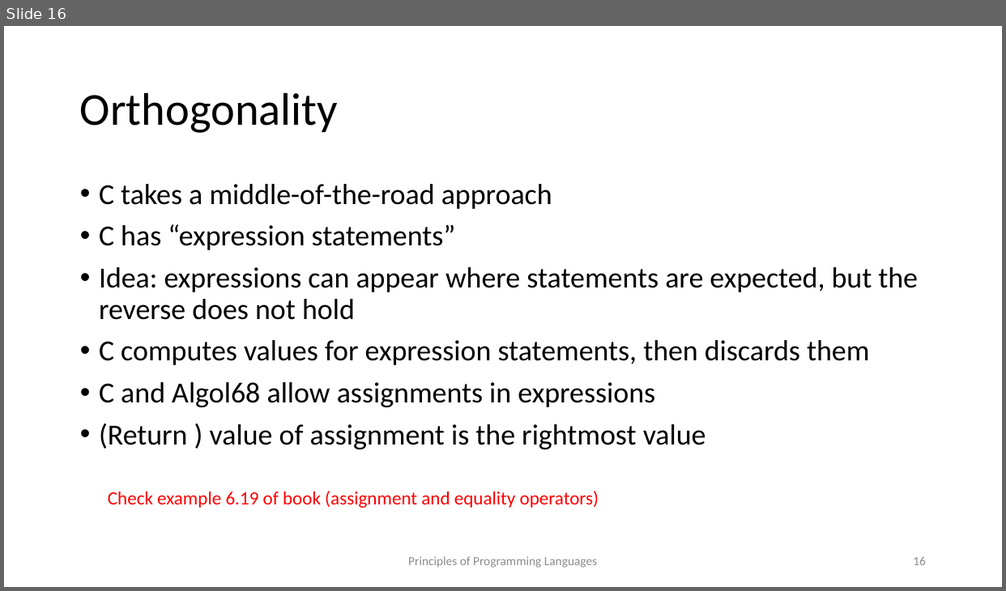
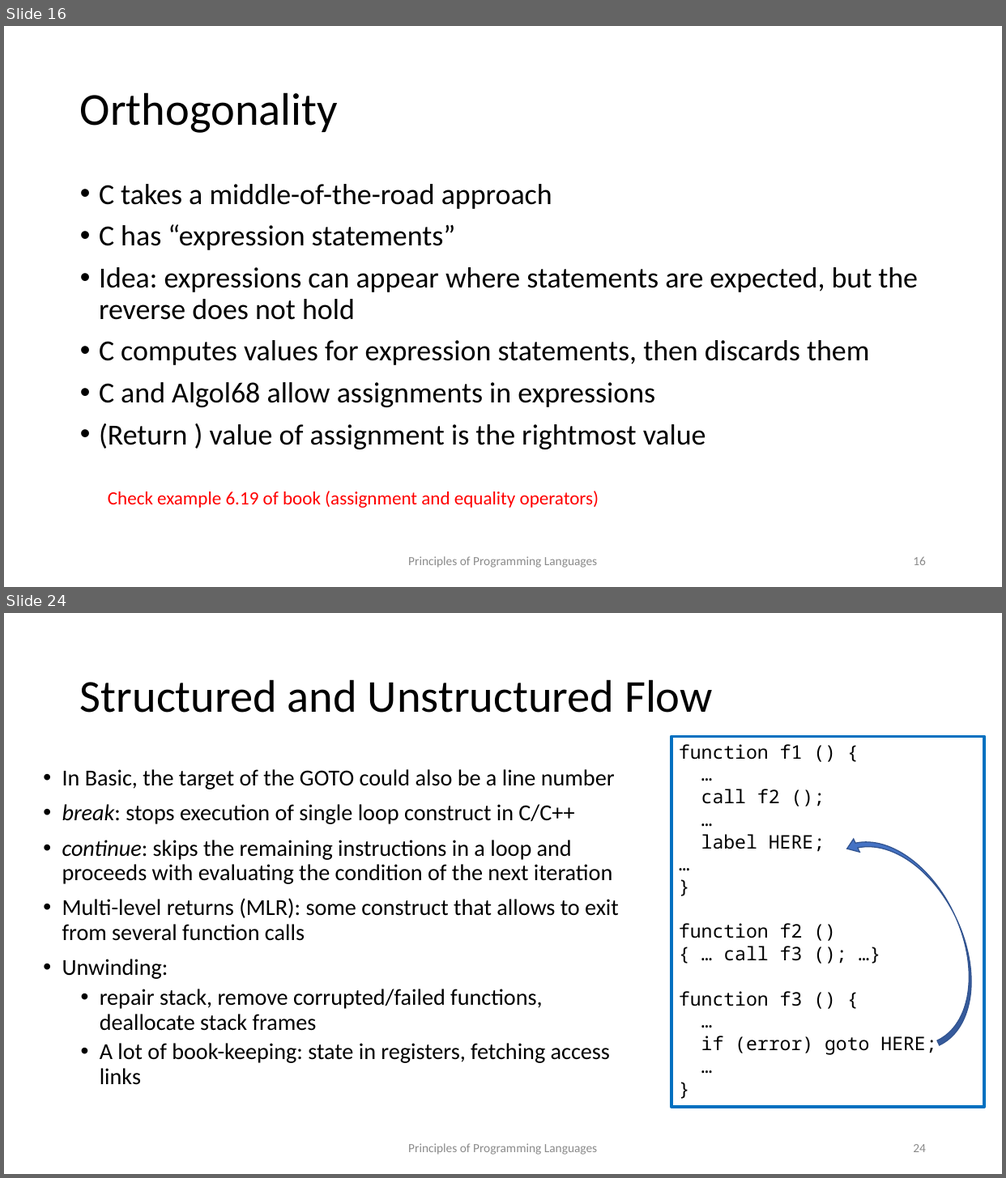
Before and after one commit to kongm/pl-design, a slide deck: control-flow.pptx. Shown one above the other, each under a label of ours: slide 16 before the commit, slides 16 and 24 after it; the slides between them are not shown. The pictures are 1006x591 and 1006x1178 pixels, drawn with LibreOffice and Linux fonts; fonts in the diff are those of the drawing. Boxes give left, top, right and bottom in pixels: in the first picture for what was removed or moved away, otherwise in the second. Text is boxed around its words. In the diff, an @@ line names an element or a change of style, - is before the commit and + after.

```diff
--- a/control-flow.pptx
+++ b/control-flow.pptx
@@ slide 24 added at <box>4,613,1002,1174</box>, background #FFFFFF @@
@@ title added at <box>80,679,713,713</box>, 44 pt, text #000000 @@
+Structured and Unstructured Flow
@@ rectangle added at <box>671,736,985,1107</box>, outline #0070C0 3 pt, 18 pt, text #000000 @@
+function f1 () {
+…
+call f2 ();
+…
+label HERE;
+…
+}
+function f2 ()
+{ … call f3 (); …}
+function f3 () {
+…
+if (error) goto HERE;
+…
+}
@@ text added at <box>62,769,619,1085</box>, 22 pt, text #000000 @@
+• In Basic, the target of the GOTO could also be a line number
+• break: stops execution of single loop construct in C/C++
+• continue: skips the remaining instructions in a loop and proceeds with evaluating the condition of the next iteration
+• Multi-level returns (MLR): some construct that allows to exit from several function calls
+• Unwinding:
+  • repair stack, remove corrupted/failed functions, deallocate stack frames
+  • A lot of book-keeping: state in registers, fetching access links
@@ curved right arrow added at <box>844,812,1002,1046</box>, fill #4472C4, outline #325491 1 pt @@
@@ text added at <box>408,1144,597,1155</box>, 12 pt, text #8C8C8C @@
+Principles of Programming Languages
@@ page number added at <box>913,1144,926,1152</box>, 12 pt, text #8C8C8C @@
+24
```
Also in this commit, not shown: 12 other slides added, 1 other file.
